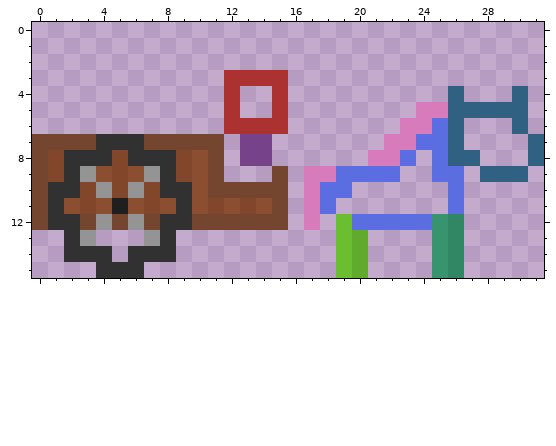
Pixel-art file -- AR_MobileGame/Assets/Assets/Player.aseprite. The first picture shows the starting point.
32x16 pixels, 1 frame.
After:
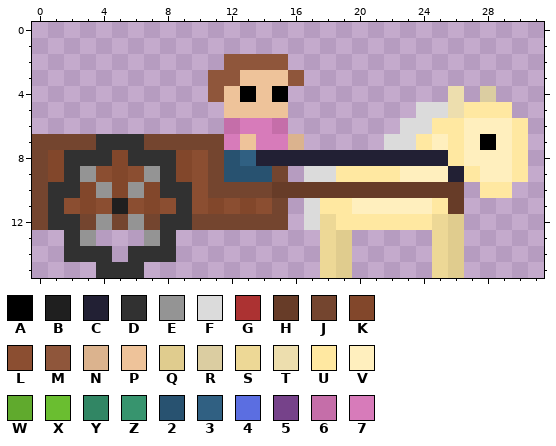
Palette (. is transparent): A #000000  B #1f1f1f  C #222034  D #313131  E #949494  F #dbdbdb  G #ac3232  H #673c28  J #74452f  K #82472b  L #8b4e31  M #8f563b  N #dbb38e  P #eec39a  Q #e0cc8e  R #dbcda1  S #edd896  T #eddeae  U #ffe8a1  V #ffefbe  W #60aa2d  X #6abe30  Y #318664  Z #37946e  2 #285270  3 #306082  4 #5b6ee1  5 #76428a  6 #c56ea9  7 #d77bba
The exact change:
layer "Horse" added
layer "Player" added
Layers "Cart", "Player", "Horse":
Colour 2 is added in row 8 at x 12; in row 9 at x 12 to 14.
Colour 3 replaces colour 5 in row 8 at x 13.
Colour 6 replaces colour G in row 6 at x 12 and 15.
Colour 7 is added in row 7 at x 12 and 15.
Colour 7 replaces colour 5 in row 7 at x 14.
Colour 7 replaces colour G in row 6 at x 13 to 14.
Colour A is added in row 4 at x 13; in row 7 at x 28.
Colour A replaces colour G in row 4 at x 15.
Colour C is added in row 8 at x 15 to 20 and 24.
Colour C replaces colour 4 in row 8 at x 23 and 25; in row 9 at x 26.
Colour C replaces colour 5 in row 8 at x 14.
Colour C replaces colour 7 in row 8 at x 21 to 22.
Colour F replaces colour 7 in row 5 at x 24 to 25; in row 6 at x 23 to 24; in row 7 at x 22 to 23; in row 9 at x 17 to 18; in rows 11 to 12 at x 17.
Colour H is added in row 10 at x 16 and 20 to 25.
Colour H replaces colour 4 in row 10 at x 18 to 19 and 26; in row 11 at x 26.
Colour H replaces colour 7 in row 10 at x 17.
Colour H replaces colour J in row 10 at x 15.
Colour M is added in row 2 at x 12 to 15; in row 3 at x 11 and 16; in row 4 at x 11.
Colour M replaces colour G in row 3 at x 12.
Colour N is added in row 7 at x 16.
Colour P is added in row 4 at x 14; in row 5 at x 13 to 14.
Colour P replaces colour 5 in row 7 at x 13.
Colour P replaces colour G in row 3 at x 13 to 15; in row 4 at x 12; in row 5 at x 12 and 15.
Colour Q replaces colour X in rows 13 to 15 at x 19.
Colour Q replaces colour Y in rows 12 to 15 at x 26.
Colour R is added in row 4 at x 28.
Colour S is added in rows 12 to 15 at x 18.
Colour S replaces colour Z in rows 12 to 15 at x 25.
Colour T replaces colour 3 in rows 4 to 5 at x 26.
Colour U is added in rows 7 to 8 at x 30; in row 9 at x 27; in row 10 at x 28 to 29; in row 11 at x 19 and 25.
Colour U replaces colour 3 in row 5 at x 27 to 29; in row 6 at x 26 and 30; in rows 7 to 8 at x 26; in row 9 at x 30.
Colour U replaces colour 4 in row 6 at x 25; in row 7 at x 24; in row 9 at x 19 to 22; in row 11 at x 18; in row 12 at x 20 to 24.
Colour U replaces colour X in row 12 at x 19.
Colour V is added in row 6 at x 27 to 29; in row 7 at x 27 and 29; in row 8 at x 28 to 29; in row 9 at x 23 to 24; in row 11 at x 20 to 24.
Colour V replaces colour 3 in row 8 at x 27; in row 9 at x 28 to 29.
Colour V replaces colour 4 in row 7 at x 25; in row 9 at x 25.
The author cleared colour 3 in rows 4 to 5 at x 30; in rows 7 to 8 at x 31.
The author cleared colour W in rows 13 to 15 at x 20.
Pixel boxes of the changes (left, top, right, bottom) in both pictures:
changed: (208, 54, 544, 278)
